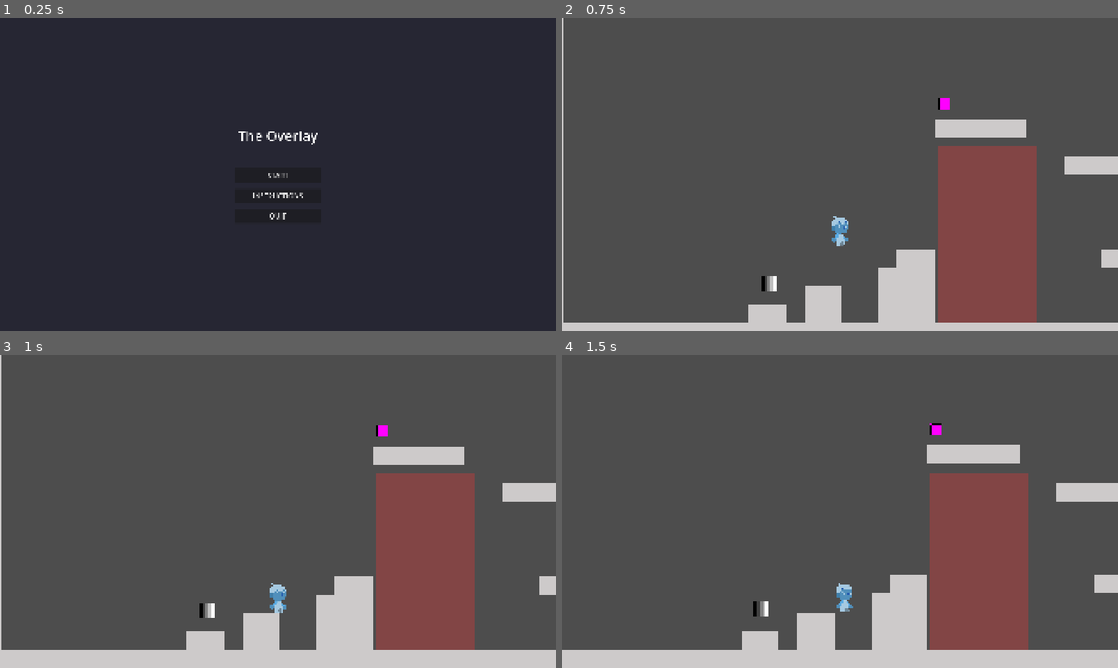
Above: before the commit, frames 1-4 (two rows, left to right).
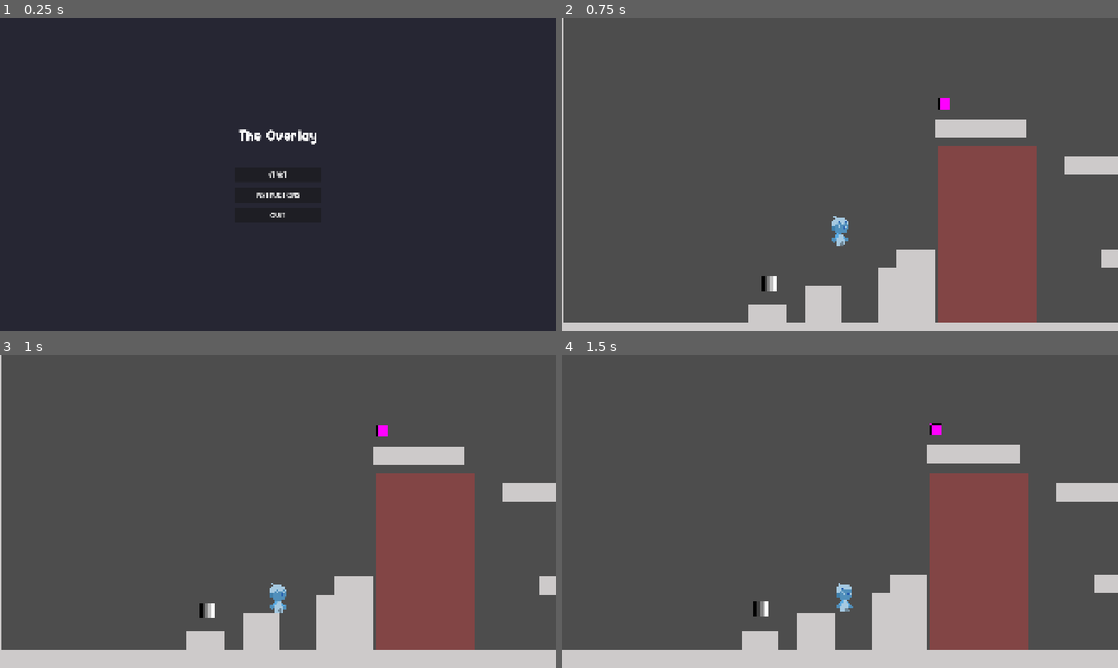
Above: after the commit, the same moments.

Repository: Ximandiv/gamejam-2026
Game: Godot game, scene res://Scenes/UI/main_menu.tscn
Same seed, same stepped clock (60 frames per second), same inputs: the game is played once before the commit and once after it.
Inputs:
- Up to frame 1 (0.25 s): no input
- Up to frame 2 (0.75 s): click "START" at 0.5 s
- Up to frame 3 (1 s): no input
- Up to frame 4 (1.5 s): hold Right (right) from 1.28 s (still down); tap 1 (silence) at 1.35 s

The runs differ from the first frame. In frame 1, 0.5% of the frame differs, in the area x 42-58%, y 35-65%; in frame 2, nothing differs; in frame 3, nothing differs; in frame 4, nothing differs.

Commit message:
Add main menu, instructions screen and comic dialog system
- Create main menu with START, INSTRUCTIONS, and QUIT buttons
- Add instructions screen with game controls and objectives
- Implement comic-style dialog system with customizable font sizes
- Integrate dialog with mask system to show tutorial messages
- Dialog appears fixed at top of screen using CanvasLayer
- Set main menu as default startup scene

🤖 Generated with [Claude Code](https://claude.com/claude-code)

Co-Authored-By: Claude <noreply@anthropic.com>

Diff:
--- a/Scenes/UI/main_menu.tscn
+++ b/Scenes/UI/main_menu.tscn
@@ -1,6 +1,7 @@
 [gd_scene format=3 uid="uid://dx38utohsh8tx"]
 
 [ext_resource type="Script" uid="uid://6asxix8wg3y4" path="res://Scripts/UI/main_menu.gd" id="1_menu"]
+[ext_resource type="FontFile" uid="uid://bt6knyjo6pkey" path="res://Art/fonts/Hey Comic.otf" id="2_yonvy"]
 
 [node name="MainMenu" type="Control" unique_id=990683940]
 layout_mode = 3
@@ -37,6 +38,7 @@
 
 [node name="TitleLabel" type="Label" parent="VBoxContainer" unique_id=1253368164]
 layout_mode = 2
+theme_override_fonts/font = ExtResource("2_yonvy")
 theme_override_font_sizes/font_size = 48
 text = "The Overlay"
 horizontal_alignment = 1
@@ -48,17 +50,20 @@
 [node name="StartButton" type="Button" parent="VBoxContainer" unique_id=1185047628]
 custom_minimum_size = Vector2(0, 50)
 layout_mode = 2
+theme_override_fonts/font = ExtResource("2_yonvy")
 theme_override_font_sizes/font_size = 24
 text = "START"
 
 [node name="InstructionsButton" type="Button" parent="VBoxContainer" unique_id=2064773279]
 custom_minimum_size = Vector2(0, 50)
 layout_mode = 2
+theme_override_fonts/font = ExtResource("2_yonvy")
 theme_override_font_sizes/font_size = 24
 text = "INSTRUCTIONS"
 
 [node name="QuitButton" type="Button" parent="VBoxContainer" unique_id=1571036211]
 custom_minimum_size = Vector2(0, 50)
 layout_mode = 2
+theme_override_fonts/font = ExtResource("2_yonvy")
 theme_override_font_sizes/font_size = 24
 text = "QUIT"
